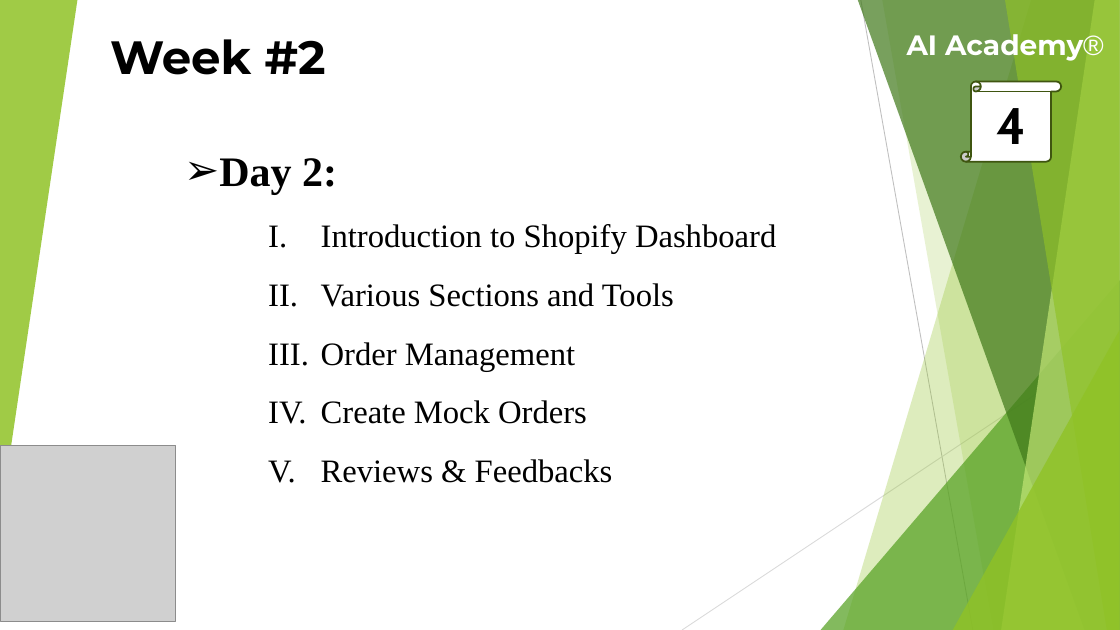
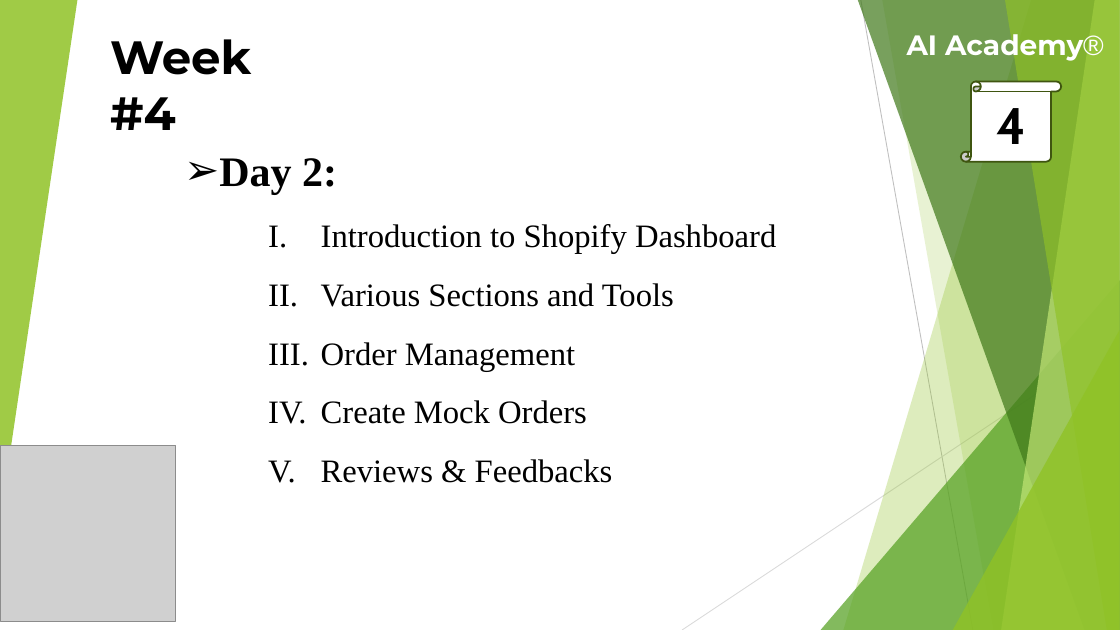
Before and after one commit to theaamirlatif/AI-Academy, a slide deck: slide 4 of eCommerce/Lectures/4th Week Lecture.pptx. Drawn at 1120x630 pixels with LibreOffice and Linux fonts; fonts in the diff are those of the drawing; grey boxes stand for pictures. Boxes give left, top, right and bottom in pixels: in the first picture for what was removed or moved away, otherwise in the second. Text is boxed around its words. In the diff, an @@ line names an element or a change of style, - is before the commit and + after.

```diff
--- a/eCommerce/Lectures/4th Week Lecture.pptx
+++ b/eCommerce/Lectures/4th Week Lecture.pptx
@@ text at (110, 39, 251, 130): text changed @@
-Week #2
+Week #4
```
Also in this commit, not shown: 15 other slides changed, 11 other files.
